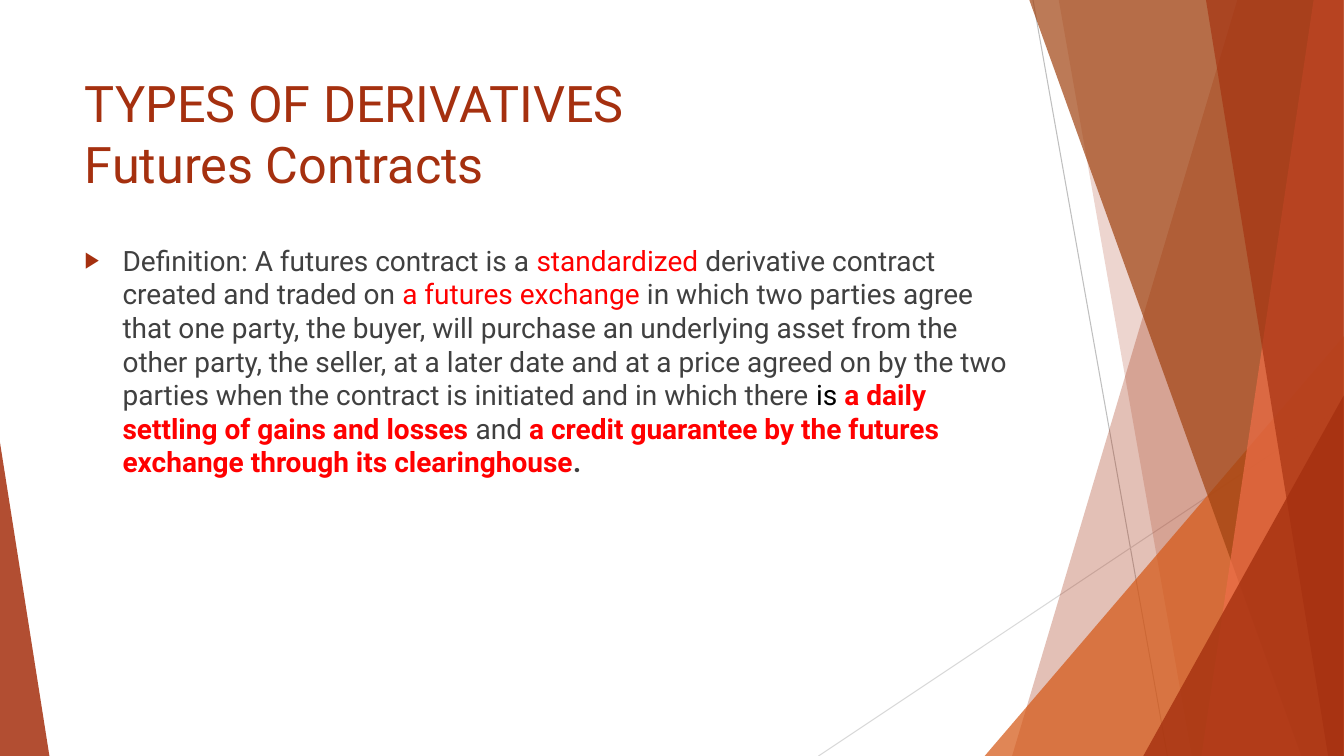
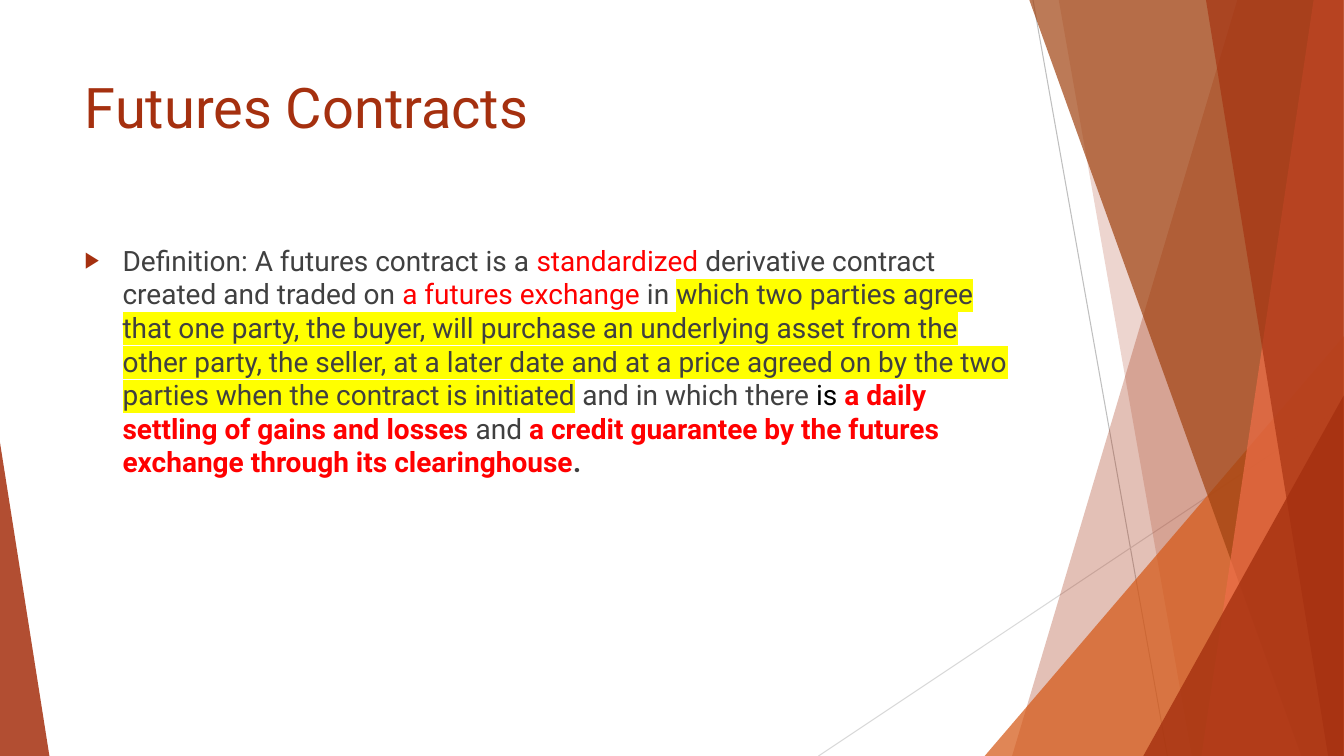
Before and after one commit to Isco0530/data, a slide deck: slide 10 of Reading 45.pptx (slide 9 before the commit). Drawn at 1344x756 pixels with LibreOffice and Linux fonts; fonts in the diff are those of the drawing. Boxes give left, top, right and bottom in pixels: in the first picture for what was removed or moved away, otherwise in the second. Text is boxed around its words. In the diff, an @@ line names an element or a change of style, - is before the commit and + after.

```diff
--- a/Reading 45.pptx
+++ b/Reading 45.pptx
@@ title at [85, 87, 528, 129]: text changed; size 36 to 40 pt @@
-TYPES OF DERIVATIVES
-Futures Contracts
+Futures Contracts
@@ text "Definition: A futures contract is ..." at [123, 249, 1006, 478]: highlight none to #FFFF00 in "which two parties agree that one party, ..." @@
```
Also in this commit, not shown: 5 other slides changed, 1 slide added.
